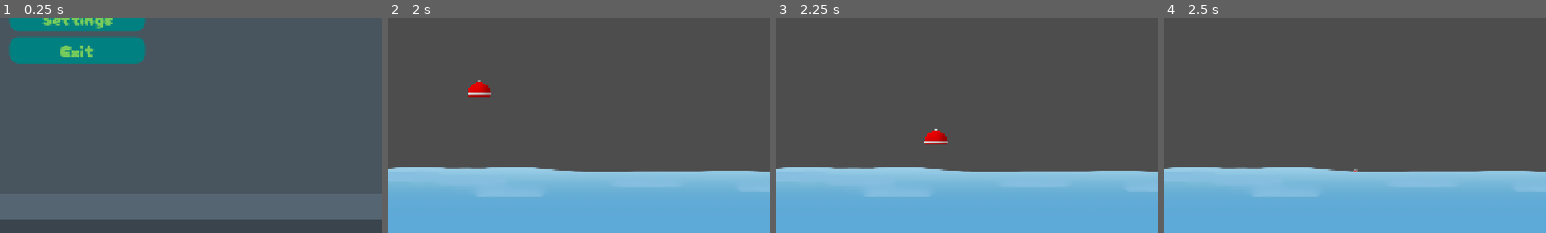
Above: before the commit, frames 1-4 (left to right).
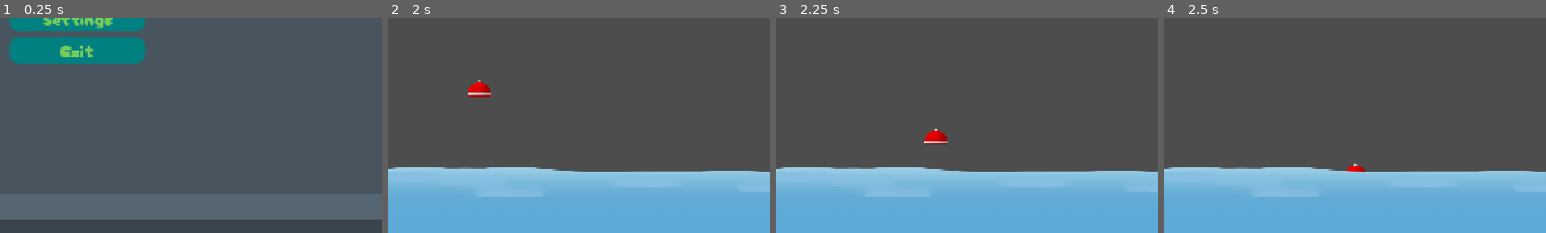
Above: after the commit, the same moments.

Repository: Meoah/Team-Awesome
Game: Godot game, scene res://Scenes/MainMenu.tscn
Same seed, same stepped clock (60 frames per second), same inputs: the game is played once before the commit and once after it.
Inputs:
- Up to frame 1 (0.25 s): no input
- Up to frame 2 (2 s): click "Start Game" at 0.5 s; tap Enter (ui_accept) at 1.25, 1.35, 1.52, 1.82 s; hold Right (Right) from 1.28 s (still down)
- Up to frame 3 (2.25 s): release Right (Right) at 2.03 s; hold Down (Down) from 2.03 s (still down); tap Enter (ui_accept) at 2.1 s
- Up to frame 4 (2.5 s): keep holding Down (Down); tap Enter (ui_accept) at 2.27 s
The pictures show only the part of the screen within x 40-90%, y 50-100%; the shares and areas given below are measured in that part.

Frames 1-3 are identical in both runs. In frame 4, 0.1% of the frame differs, in the area x 47-53%, y 67-72%.

Commit message:
minor changes

Diff:
--- a/Scenes/Actors/Bobber/Bobber.tscn
+++ b/Scenes/Actors/Bobber/Bobber.tscn
@@ -7,11 +7,11 @@
 [sub_resource type="RectangleShape2D" id="RectangleShape2D_pntiq"]
 size = Vector2(39, 24)
 
-[node name="RigidBody2D" type="RigidBody2D"]
+[node name="Bobber" type="RigidBody2D"]
 physics_material_override = SubResource("PhysicsMaterial_pntiq")
 freeze = true
 
-[node name="Bobber" type="Sprite2D" parent="."]
+[node name="Sprite2D" type="Sprite2D" parent="."]
 position = Vector2(0, -19.000008)
 scale = Vector2(0.2, 0.2)
 texture = ExtResource("1_pntiq")
--- a/Scenes/daytime_main.gd
+++ b/Scenes/daytime_main.gd
@@ -11,15 +11,18 @@
 
 
 func _process(_delta: float) -> void:
-	if Input.is_action_just_pressed("ui_accept"):
-		if !bobberActive:
-			bobberActive = true
-			Bobber.set_freeze_enabled(false)
-			Bobber.global_position = MC.global_position
-			Bobber.apply_impulse(Vector2(500,-500))
+	if Input.is_action_just_pressed("ui_accept") && !bobberActive:
+		bobberActive = true
+		Bobber.freeze = false
+		Bobber.global_position = MC.global_position
+		Bobber.apply_impulse(Vector2(500,-500), Vector2.ZERO)
 
 
 func _on_water_body_entered(body: Node2D) -> void:
 	if body == Bobber:
-		body.set_linear_velocity(Vector2(0,0))
-		body.set_freeze_enabled(true)
+		call_deferred("_bobber_on_water")
+
+func _bobber_on_water() -> void:
+	Bobber.linear_velocity = Vector2.ZERO
+	Bobber.angular_velocity = 0.0
+	Bobber.freeze = true
